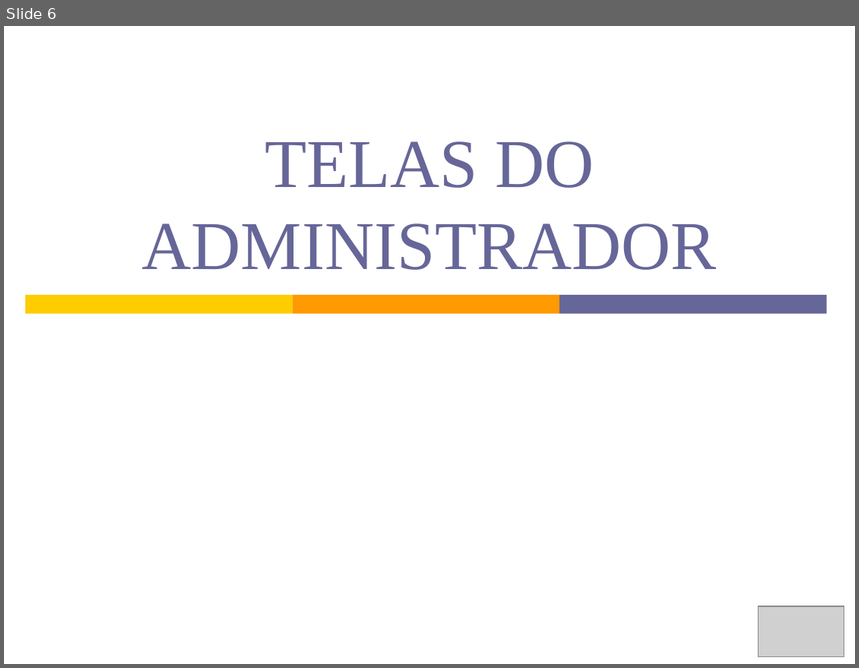
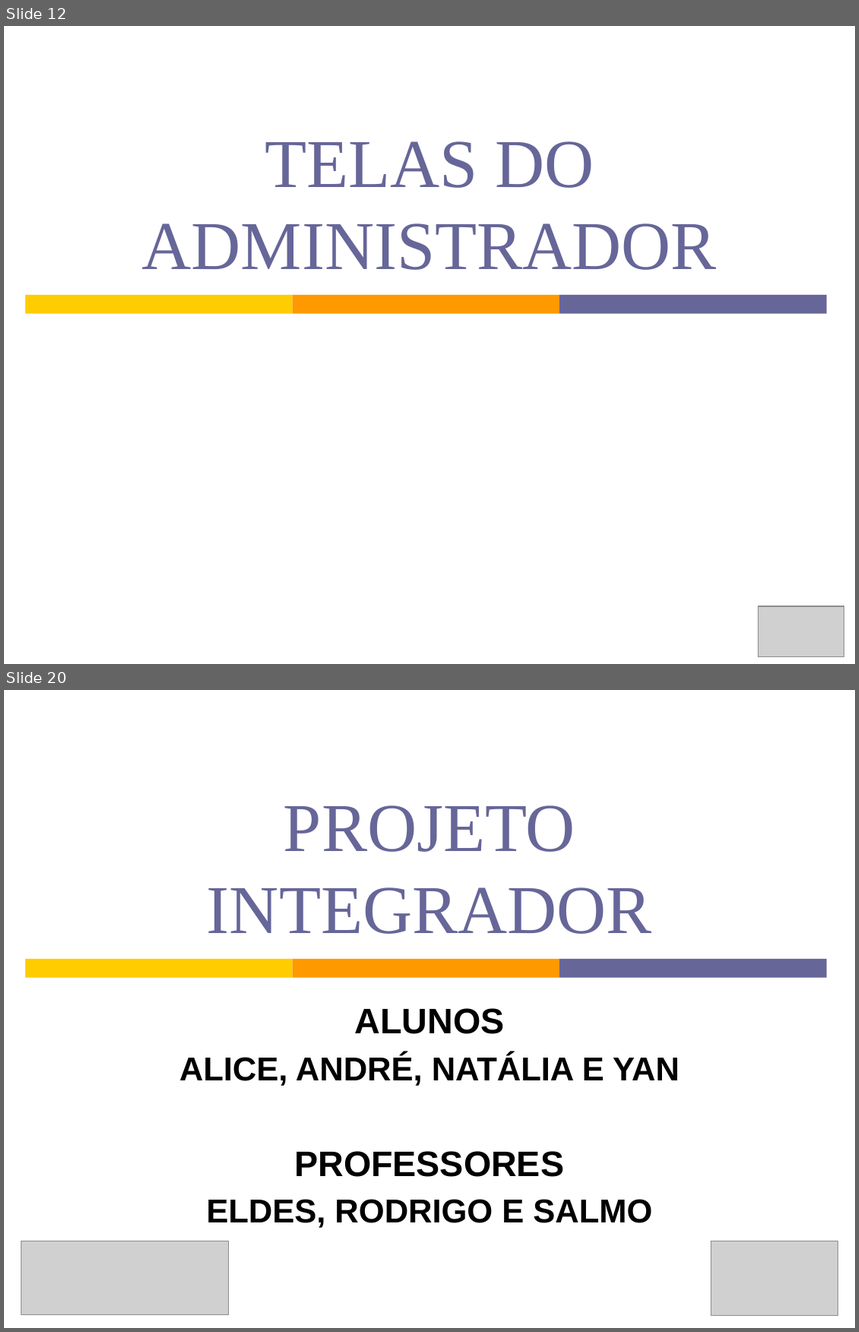
Before and after one commit to n-a-sistemas/ProjetoOng, a slide deck: CANTINHO FRATERNO.pptx. Shown one above the other, each under a label of ours: slide 6 before the commit, slides 12 and 20 after it; the slides between them are not shown. The pictures are 859x668 and 859x1332 pixels, drawn with LibreOffice and Linux fonts; fonts in the diff are those of the drawing; grey boxes stand for pictures. Boxes give left, top, right and bottom in pixels: in the first picture for what was removed or moved away, otherwise in the second. Text is boxed around its words. In the diff, an @@ line names an element or a change of style, - is before the commit and + after.

```diff
--- a/CANTINHO FRATERNO.pptx
+++ b/CANTINHO FRATERNO.pptx
@@ slide 20 added at (x1=4, y1=690, x2=855, y2=1328), background #FFFFFF; not listed: 3 template elements that a slide beside it also shows @@
@@ title added at (x1=207, y1=806, x2=652, y2=934), 58 pt, text #666699 @@
+PROJETO INTEGRADOR
@@ subtitle added at (x1=180, y1=1008, x2=680, y2=1228), 28 pt, text #000000, bold @@
+ALUNOS
+ALICE, ANDRÉ, NATÁLIA E YAN
+PROFESSORES
+ELDES, RODRIGO E SALMO
@@ picture added at (x1=21, y1=1242, x2=229, y2=1315) @@
@@ picture added at (x1=712, y1=1242, x2=838, y2=1315) @@
@@ what was slide 6 is now slide 12 @@
```
Also in this commit, not shown: 4 slides changed, 12 other slides added, 2 slides removed.
